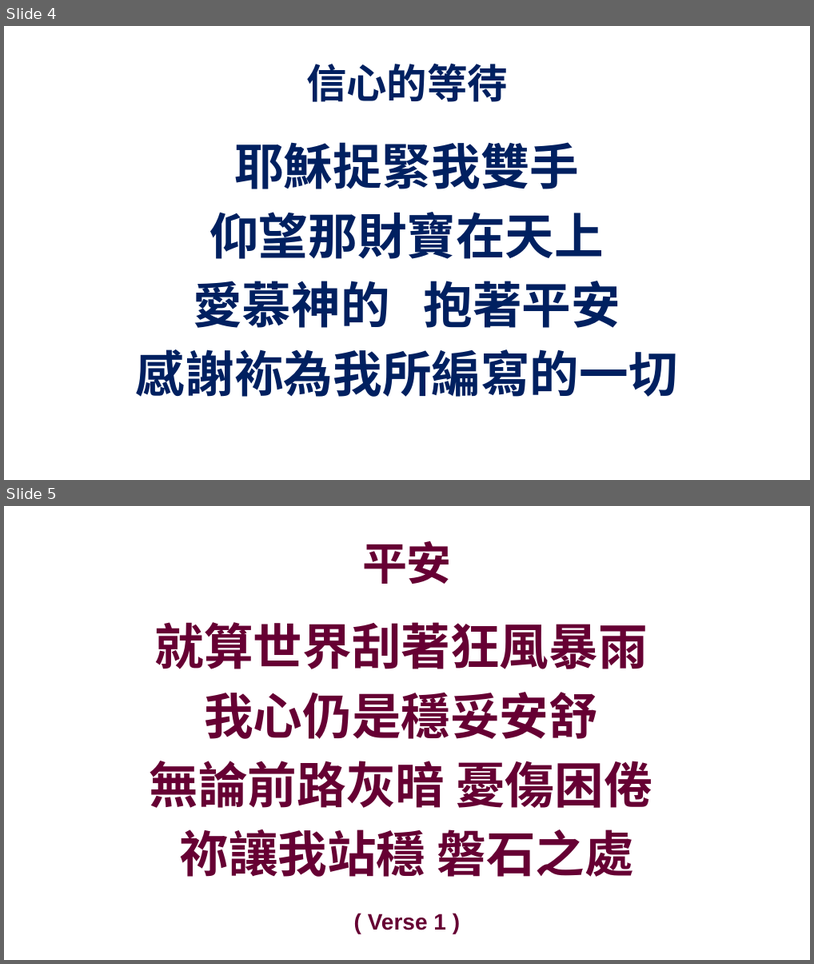
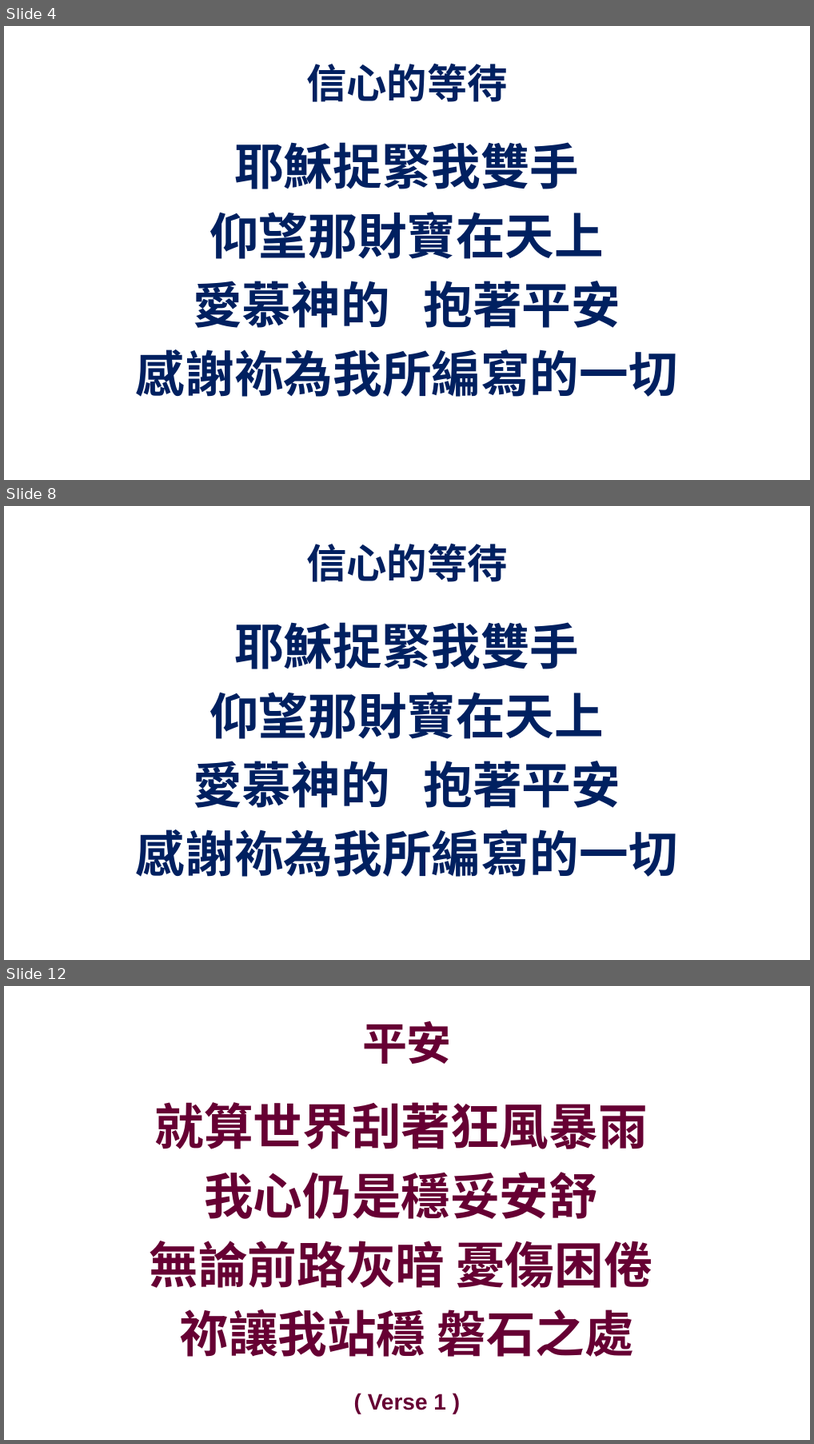
Before and after one commit to batisuoc/prayermeeting, a slide deck: 2020/9月/3-9.pptx. Shown one above the other, each under a label of ours: slides 4 and 5 before the commit, slides 4, 8 and 12 after it; the slides between them are not shown. The pictures are 814x964 and 814x1444 pixels, drawn with LibreOffice and Linux fonts; fonts in the diff are those of the drawing; background and template pictures are left out. Boxes give left, top, right and bottom in pixels: in the first picture for what was removed or moved away, otherwise in the second. Text is boxed around its words. In the diff, an @@ line names an element or a change of style, - is before the commit and + after.

```diff
--- a/2020/9月/3-9.pptx
+++ b/2020/9月/3-9.pptx
@@ slide 8 added at (4,506,810,960), background picture (left out) @@
@@ title added at (306,543,508,582), 36 pt, text #002060, bold @@
+信心的等待
@@ text added at (136,622,678,876), 44 pt, text #002060, bold @@
+耶穌捉緊我雙手
+仰望那財寶在天上
+愛慕神的 抱著平安
+感謝袮為我所編寫的一切
@@ what was slide 5 is now slide 12 @@
```
Also in this commit, not shown: 1 slide changed, 11 other slides added, 4 other files.
